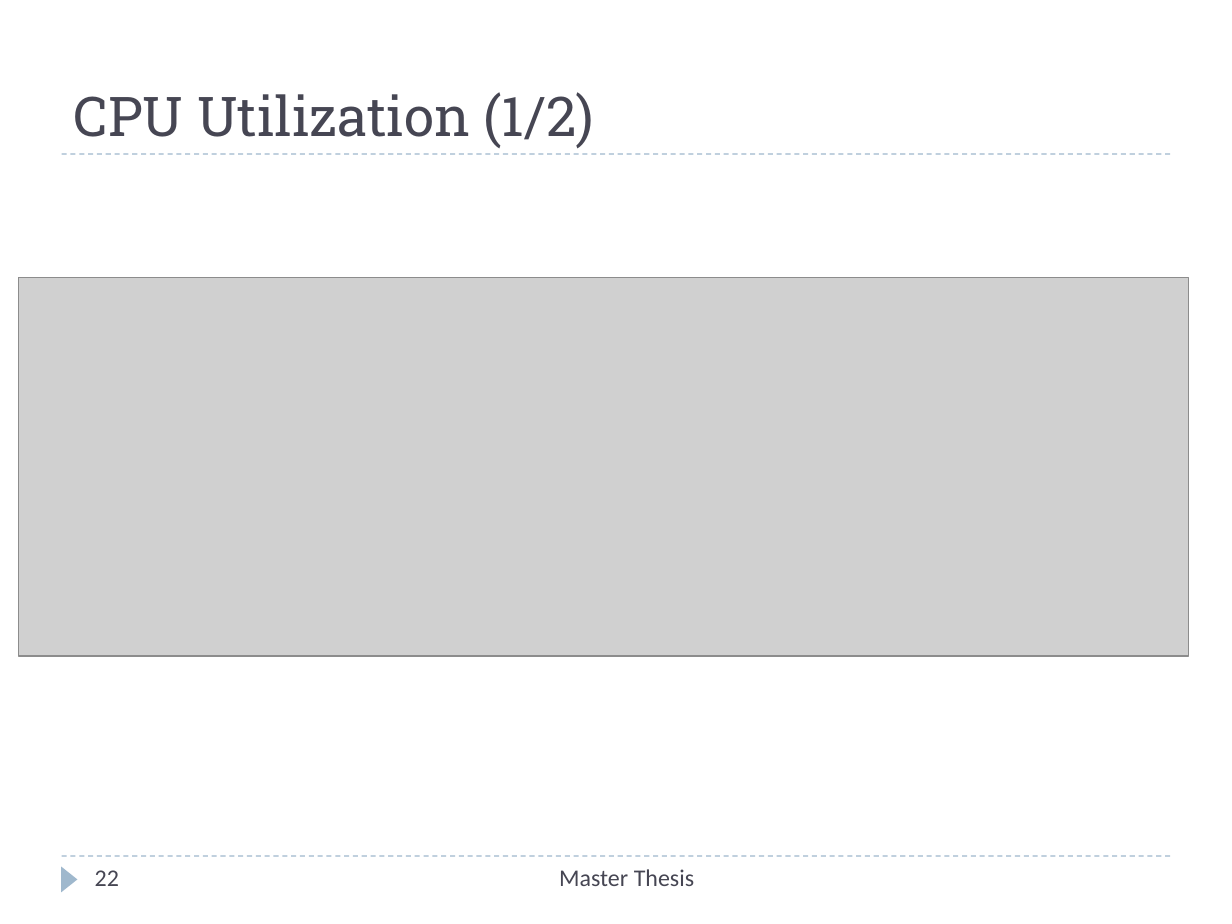
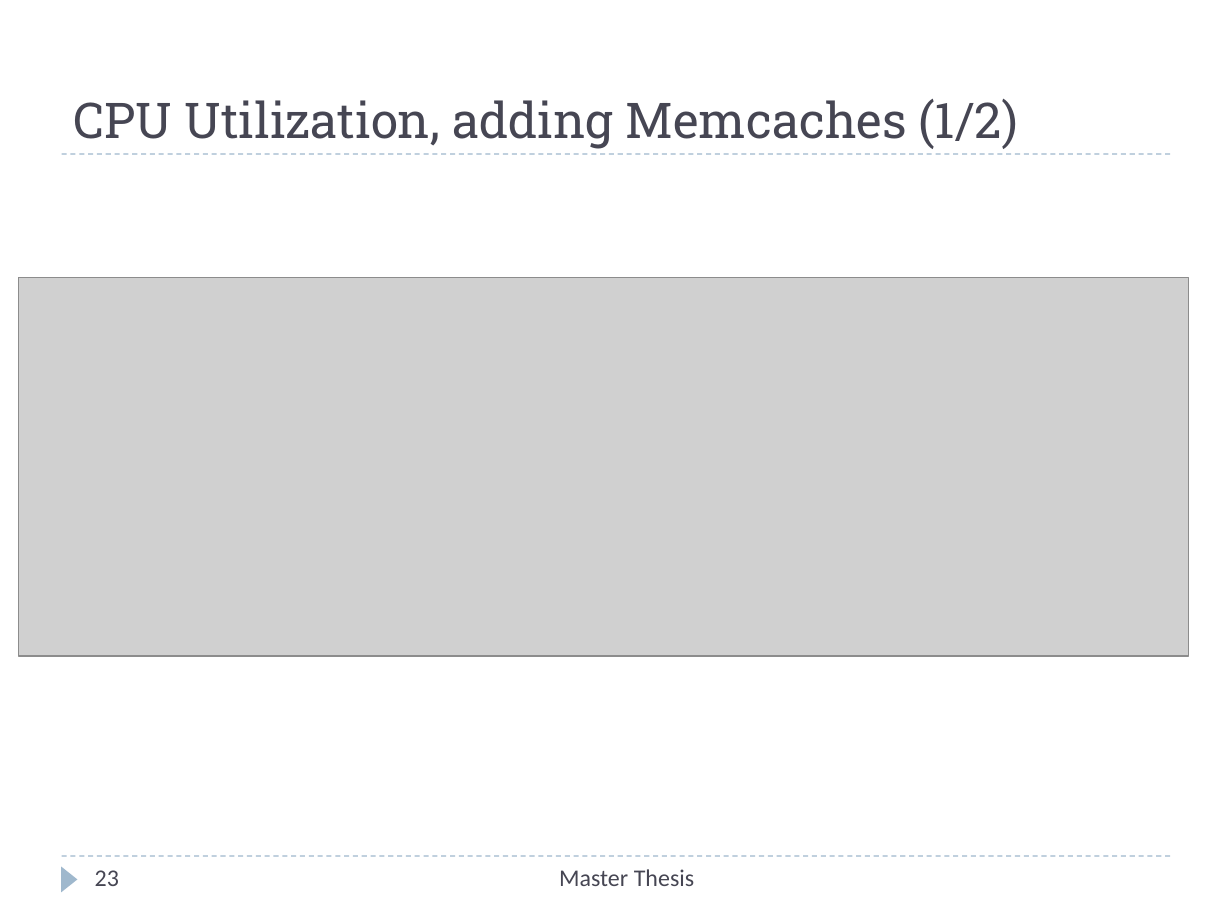
Before and after one commit to Christos-Papoulas/master_thesis, a slide deck: slide 23 of presentation/presentation.pptx (slide 22 before the commit). Drawn at 1232x924 pixels with LibreOffice and Linux fonts; fonts in the diff are those of the drawing; grey boxes stand for pictures. Boxes give left, top, right and bottom in pixels: in the first picture for what was removed or moved away, otherwise in the second. Text is boxed around its words. In the diff, an @@ line names an element or a change of style, - is before the commit and + after.

```diff
--- a/presentation/presentation.pptx
+++ b/presentation/presentation.pptx
@@ title at (74, 99, 1018, 149): text changed; size 32 to 28.8 pt @@
-CPU Utilization (1/2)
+CPU Utilization, adding Memcaches (1/2)
@@ page number at (95, 870, 119, 886): text changed @@
-22
+23
```
Also in this commit, not shown: 12 other slides changed, 2 slides added, 1 slide removed, 19 other files.
